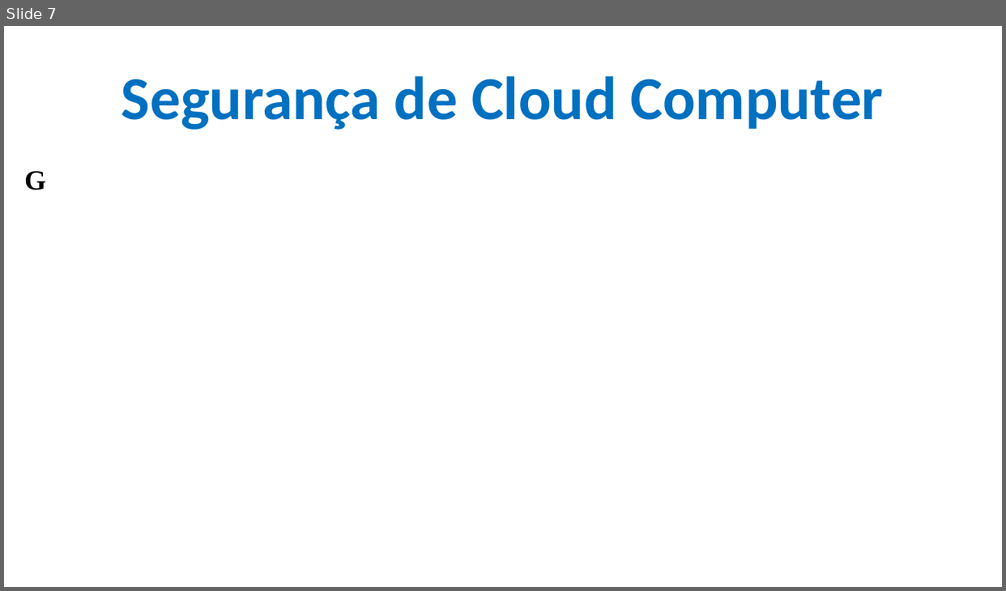
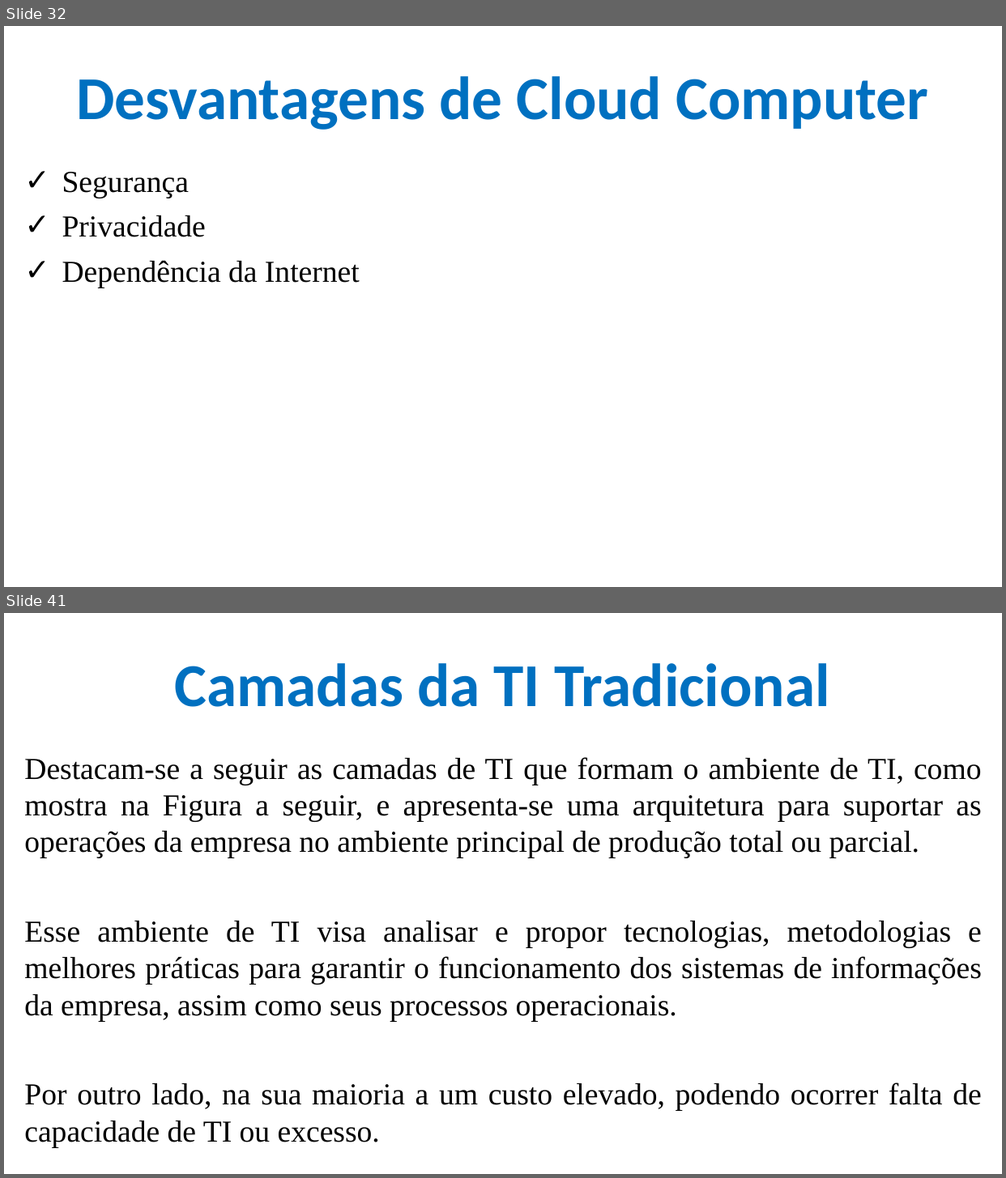
Before and after one commit to CloudEducationBrazil/WydenComputacaoNuvemWebServicesLinux, a slide deck: 01 Classes/Aula 01 - Computação em Nuvem e Web Services em Linux.pptx. Shown one above the other, each under a label of ours: slide 7 before the commit, slides 32 and 41 after it; the slides between them are not shown. The pictures are 1006x591 and 1006x1178 pixels, drawn with LibreOffice and Linux fonts; fonts in the diff are those of the drawing; background and template pictures are left out. Boxes give left, top, right and bottom in pixels: in the first picture for what was removed or moved away, otherwise in the second. Text is boxed around its words. In the diff, an @@ line names an element or a change of style, - is before the commit and + after.

Commit message:
Aula 01 Cloud Computer

```diff
--- a/01 Classes/Aula 01 - Computação em Nuvem e Web Services em Linux.pptx
+++ b/01 Classes/Aula 01 - Computação em Nuvem e Web Services em Linux.pptx
@@ slide 41 added at [4, 613, 1002, 1174], background picture (left out) @@
@@ title added at [175, 663, 830, 707], 44 pt, text #0070C0, bold @@
+Camadas da TI Tradicional
@@ text added at [24, 757, 982, 1148], 22 pt, text #000000 @@
+Destacam-se a seguir as camadas de TI que formam o ambiente de TI, como mostra na Figura a seguir, e apresenta-se uma arquitetura para suportar as operações da empresa no ambiente principal de produção total ou parcial.
+Esse ambiente de TI visa analisar e propor tecnologias, metodologias e melhores práticas para garantir o funcionamento dos sistemas de informações da empresa, assim como seus processos operacionais.
+Por outro lado, na sua maioria a um custo elevado, podendo ocorrer falta de capacidade de TI ou excesso.
@@ what was slide 7 is now slide 32 @@
@@ slide 32 changed as well @@
@@ title at [76, 76, 928, 130]: text changed @@
-Segurança de Cloud Computer
+Desvantagens de Cloud Computer
@@ text at [62, 172, 360, 288]: text changed; size 20 to 22 pt; bold off @@
-G
+✓ Segurança
+✓ Privacidade
+✓ Dependência da Internet
```
Also in this commit, not shown: 8 other slides changed, 61 other slides added, 1 other file.
